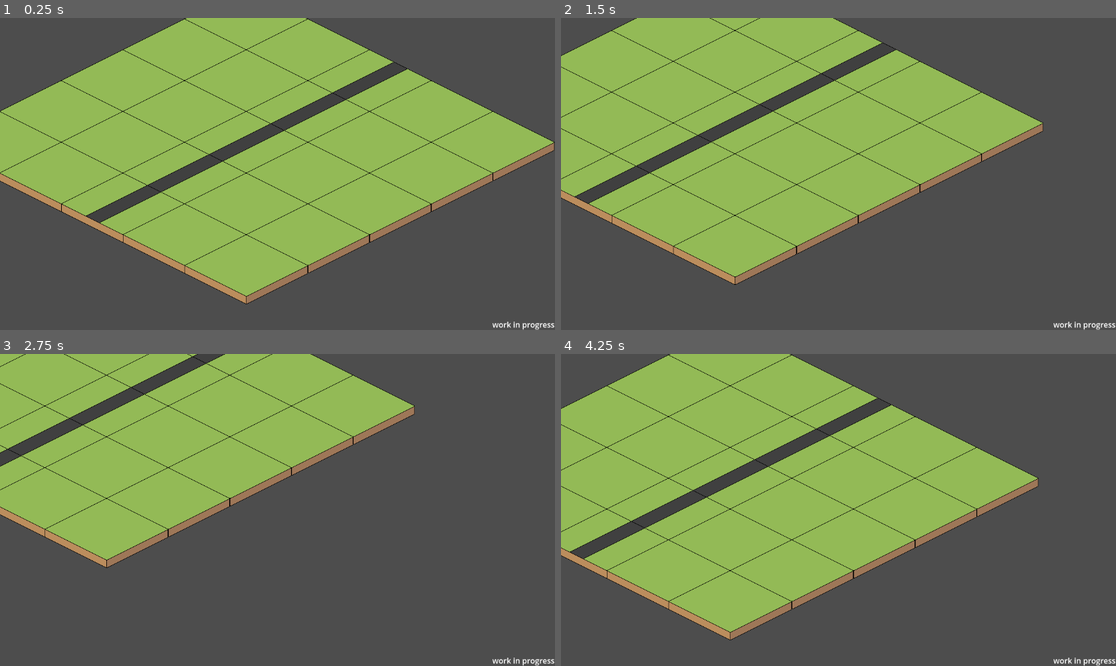
Above: before the commit, frames 1-4 (two rows, left to right).
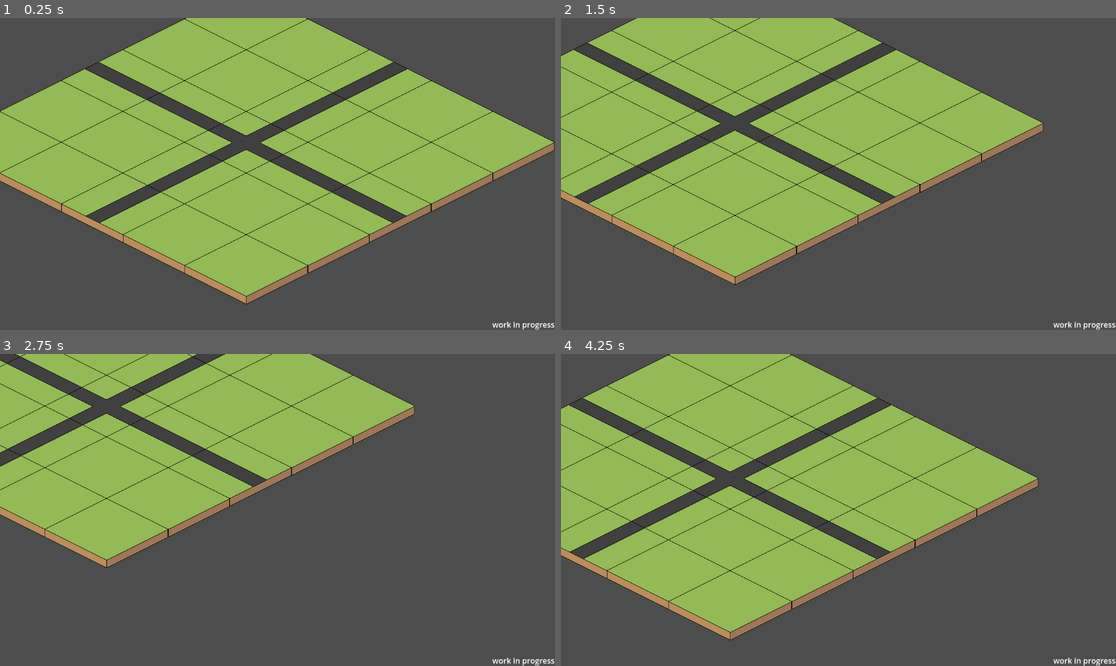
Above: after the commit, the same moments.

Repository: Olyveon/DinoPark
Game: Godot game, scene res://scenes/game.tscn
Two runs of this game, one before a commit and one after it. Both use one fixed random seed, a clock stepped at 60 frames per second and the inputs below.
Inputs (mouse positions are in pixels of both pictures, inside the frame that each line leads up to):
- Up to frame 1 (0.25 s): no input
- Up to frame 2 (1.5 s): tap Enter at 0.5 s; move the mouse to (960, 158) at 0.52 s; hold D (move_right) 0.53-1.28 s; click (960, 158) at 0.67 s; move the mouse to (727, 189) at 1.27 s; hold S (move_down) from 1.28 s (still down)
- Up to frame 3 (2.75 s): move the mouse to (333, 441) at 2.02 s; release S (move_down) at 2.03 s; hold D (move_right) from 2.03 s (still down)
- Up to frame 4 (4.25 s): move the mouse to (810, 572) at 2.77 s; release D (move_right) at 2.78 s; hold Up (move_up) 2.78-3.53 s; click (810, 572) at 2.92 s; move the mouse to (1005, 556) at 3.52 s; hold A (move_left) from 3.53 s (still down)

The runs differ from the first frame. In frame 1, 2.5% of the frame differs, in the area x 15-78%, y 14-72%; in frame 2, 2.5%; in frame 3, 2.1%; in frame 4, 2.5%, in the area x 1-64%, y 14-72%.

Commit message:
changed the tilemap

Diff:
--- a/scenes/game.tscn
+++ b/scenes/game.tscn
@@ -14,6 +14,8 @@
 2:0/0/texture_origin = Vector2i(0, -8)
 3:0/0 = 0
 3:0/0/texture_origin = Vector2i(0, -8)
+3:1/0 = 0
+3:1/0/texture_origin = Vector2i(0, -8)
 
 [sub_resource type="TileSet" id="TileSet_okvup"]
 tile_shape = 1
@@ -43,7 +45,12 @@
 tile_set = SubResource("TileSet_okvup")
 format = 2
 layer_0/y_sort_enabled = true
-layer_0/tile_data = PackedInt32Array(3, 131072, 0, 2, 65536, 0, -65534, 65536, 0, -65533, 131072, 0, 65540, 65536, 0, 65539, 131072, 0, 65538, 65536, 0, 4, 65536, 0, -65532, 65536, 0, -131068, 65536, 0, -131069, 131072, 0, -131070, 65536, 0, -131071, 65536, 0, -65535, 65536, 0, 1, 65536, 0, 65537, 65536, 0, 131073, 65536, 0, 131074, 65536, 0, 131075, 131072, 0, 131076, 65536, 0, 131077, 65536, 0, 65541, 65536, 0, 5, 65536, 0, -65531, 65536, 0, -131067, 65536, 0)
+layer_0/tile_data = PackedInt32Array(3, 196608, 0, 2, 131072, 268435456, -65534, 65536, 0, -65533, 131072, 0, 65540, 65536, 0, 65539, 131072, 0, 65538, 65536, 0, 4, 131072, 268435456, -65532, 65536, 0, -131068, 65536, 0, -131069, 131072, 0, -131070, 65536, 0, -131071, 65536, 0, -65535, 65536, 0, 1, 131072, 268435456, 65537, 65536, 0, 131073, 65536, 0, 131074, 65536, 0, 131075, 131072, 0, 131076, 65536, 0, 131077, 65536, 0, 65541, 65536, 0, 5, 196608, 1, -65531, 65536, 0, -131067, 65536, 0)
+layer_1/name = "Layer 1"
+layer_1/y_sort_enabled = true
+layer_1/y_sort_origin = 1
+layer_1/z_index = 1
+layer_1/tile_data = PackedInt32Array()
 
 [node name="Player" type="Node2D" parent="."]
 script = ExtResource("1_8t4nh")
Binary file changed: assets/sprites/standard_tilemap.png
